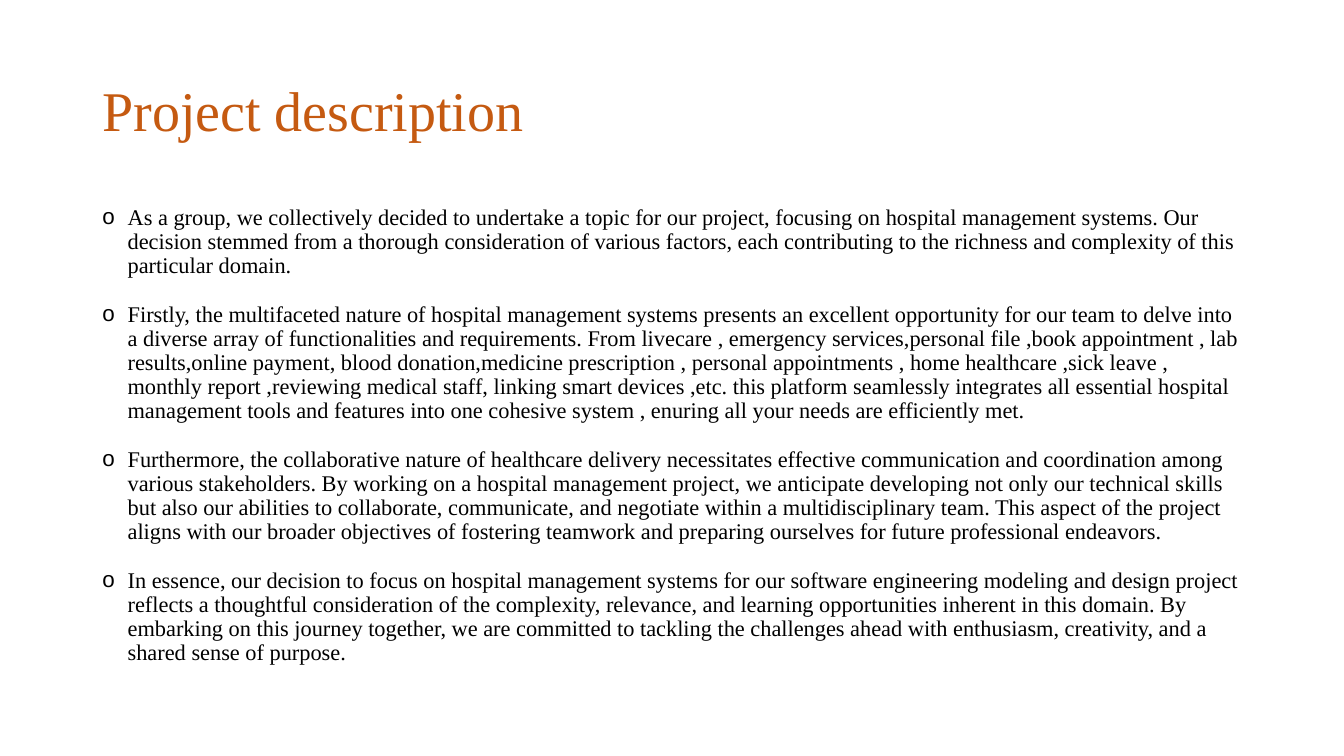
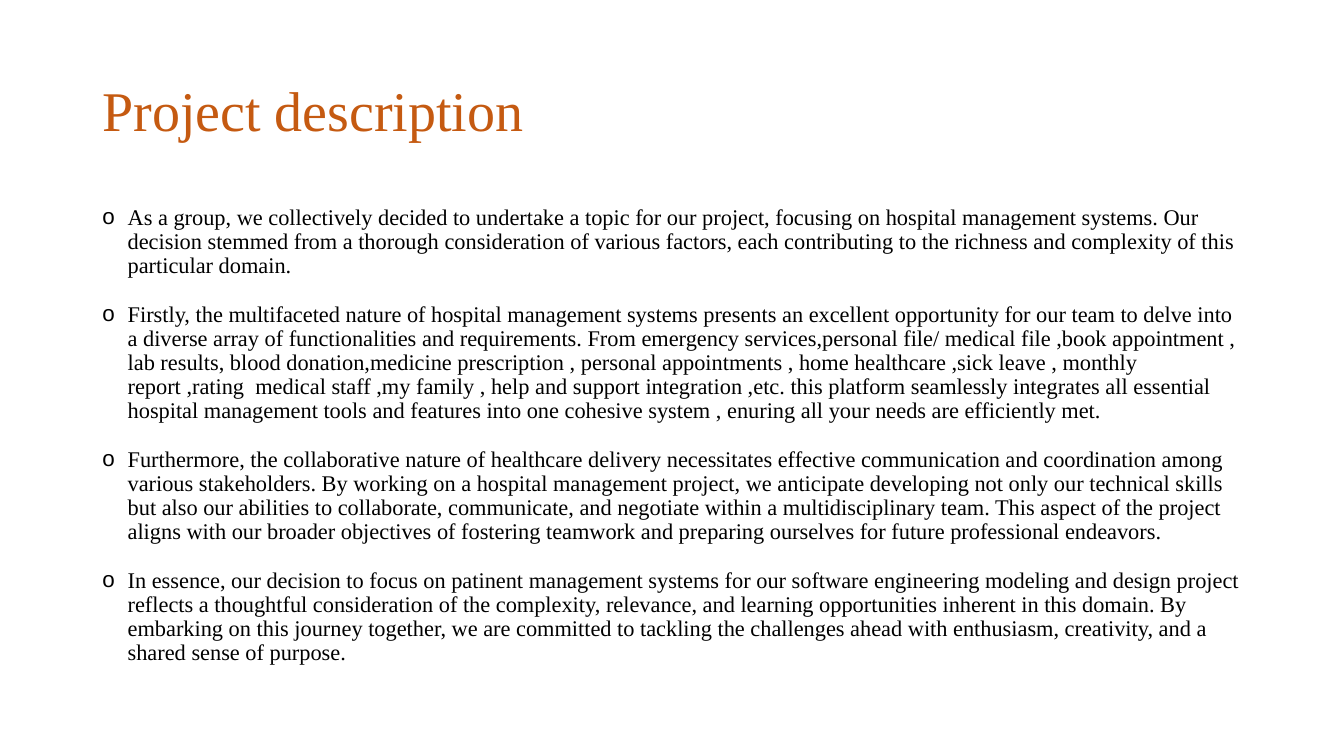
Before and after one commit to tokitea/PatientSystem, a slide deck: slide 2 of week1/project desc and stakeholders.pptx. Drawn at 1344x756 pixels with LibreOffice and Linux fonts; fonts in the diff are those of the drawing. Boxes give left, top, right and bottom in pixels: in the first picture for what was removed or moved away, otherwise in the second. Text is boxed around its words. In the diff, an @@ line names an element or a change of style, - is before the commit and + after.

```diff
--- a/week1/project desc and stakeholders.pptx
+++ b/week1/project desc and stakeholders.pptx
@@ text at bbox=[128, 306, 1232, 423]: text changed @@
-o Firstly, the multifaceted nature of hospital management systems presents an excellent opportunity for our team to delve into a diverse array of functionalities and requirements. From livecare , emergency services,personal file ,book appointment , lab results,online payment, blood donation,medicine prescription , personal appointments , home healthcare ,sick leave , monthly report ,reviewing medical staff, linking smart devices ,etc. this platform seamlessly integrates all essential hospital management tools and features into one cohesive system , enuring all your needs are efficiently met.
+o Firstly, the multifaceted nature of hospital management systems presents an excellent opportunity for our team to delve into a diverse array of functionalities and requirements. From emergency services,personal file/ medical file ,book appointment , lab results, blood donation,medicine prescription , personal appointments , home healthcare ,sick leave , monthly report ,rating medical staff ,my family , help and support integration ,etc. this platform seamlessly integrates all essential hospital management tools and features into one cohesive system , enuring all your needs are efficiently met.
@@ text at bbox=[128, 572, 1239, 665]: text changed @@
-o In essence, our decision to focus on hospital management systems for our software engineering modeling and design project reflects a thoughtful consideration of the complexity, relevance, and learning opportunities inherent in this domain. By embarking on this journey together, we are committed to tackling the challenges ahead with enthusiasm, creativity, and a shared sense of purpose.
+o In essence, our decision to focus on patinent management systems for our software engineering modeling and design project reflects a thoughtful consideration of the complexity, relevance, and learning opportunities inherent in this domain. By embarking on this journey together, we are committed to tackling the challenges ahead with enthusiasm, creativity, and a shared sense of purpose.
```
Also in this commit, not shown: 1 other slide changed.
